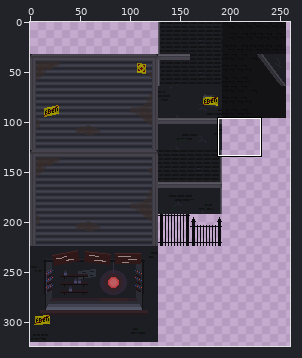
Sprite sheet, stored at prjVenomBite/sprites/cityBackground_spr/layers/cdedde1d-288b-4074-82f4-34d5fa98caba/bc8d0c2e-2e45-4c2d-8573-2cfe0c026dd2.png. Above, an overview of the earlier version with the close-up marked.
Close-up. Old version:
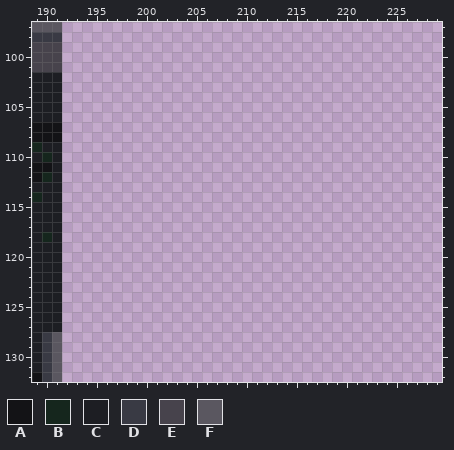
The file is 384x384 pixels. Colours within 5 levels of each other are drawn and written as one. Shown: x 189..229, y 97..132. The wide view leaves out empty margins. The commit also changed other parts of the picture, which this record leaves out.
Palette (. is transparent): A #131316  B #15261d  C #1d1e23  D #393a44  E #47434c  F #5a5760
Pixels before, first column x 189:
 97 FFF
 98 DDD
 99 EEE
100 EEE
101 EEE
102 CCC
103 CCC
104 CCC
105 CCC
106 CCC
107 AAA
108 AAA
109 BCC
110 CBC
111 AAC
112 ABC
113 CCC
114 BCC
115 CCC
116 CCC
117 CCC
118 CBC
119 CCC
120 CCC
121 CCC
122 CCC
123 CCC
124 CCC
125 CCC
126 CCC
127 CCC
128 CDF
129 CDF
130 CDF
131 CDF
132 ADF
And afterwards:
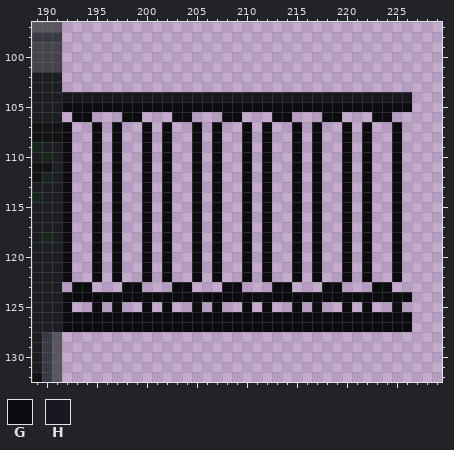
Colours new in this view: G #0c0b0f  H #18161e
What changed:
y 104: x 192..226 ................................... -> HHHHHHHHHHHHHHHHHHHHHHHHHHHHHHHHHHH
y 105: x 192..226 ................................... -> GGGGGGGGGGGGGGGGGGGGGGGGGGGGGGGGGGG
y 106: x 193..194 .. -> GG; x 198..199 .. -> GG; x 203..204 .. -> GG; x 208..209 .. -> GG; x 213..214 .. -> GG; x 218..219 .. -> GG; x 223..224 .. -> GG
y 107..122: x 192 . -> G; x 195 . -> G; x 197 . -> G; x 200 . -> G; x 202 . -> G; x 205 . -> G; x 207 . -> G; x 210 . -> G; x 212 . -> G; x 215 . -> G; x 217 . -> G; x 220 . -> G; x 222 . -> G; x 225 . -> G
y 123: x 193..194 .. -> GG; x 198..199 .. -> GG; x 203..204 .. -> GG; x 208..209 .. -> GG; x 213..214 .. -> GG; x 218..219 .. -> GG; x 223..224 .. -> GG
y 124: x 192..226 ................................... -> GGGGGGGGGGGGGGGGGGGGGGGGGGGGGGGGGGG
y 125: x 192 . -> G; x 195 . -> G; x 197 . -> G; x 200 . -> G; x 202 . -> G; x 205 . -> G; x 207 . -> G; x 210 . -> G; x 212 . -> G; x 215 . -> G; x 217 . -> G; x 220 . -> G; x 222 . -> G; x 225 . -> G
y 126..127: x 192..226 ................................... -> GGGGGGGGGGGGGGGGGGGGGGGGGGGGGGGGGGG
Boxes around the changes in both close-ups, in picture pixels (x1, y1, x2, y2):
added: (62, 92, 412, 332)
